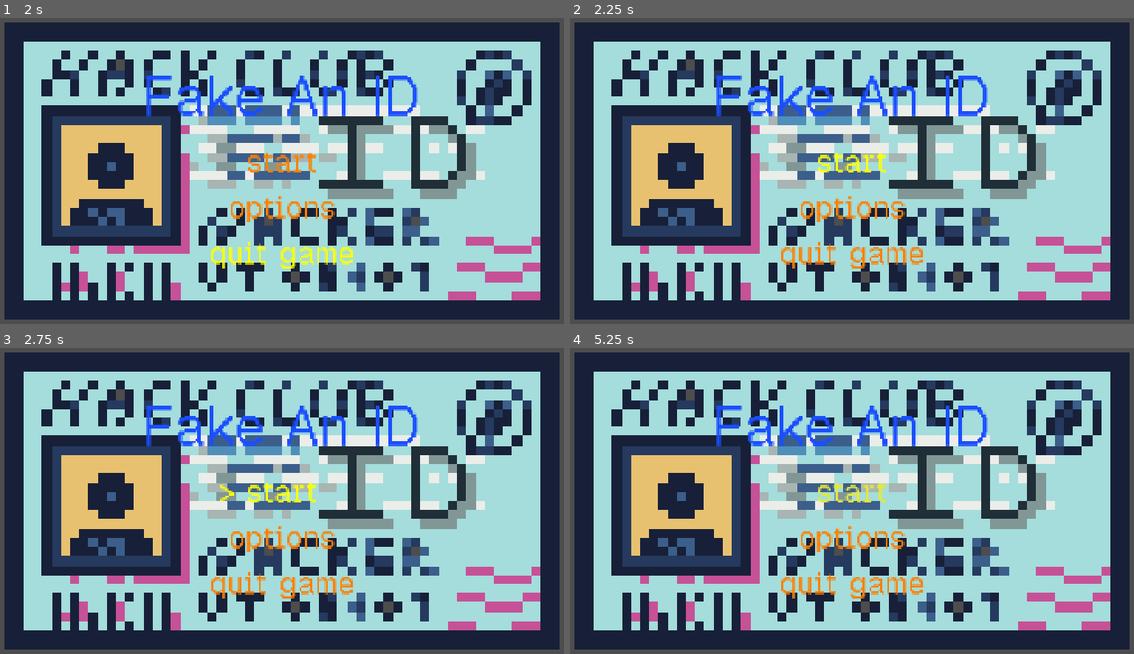
Above: before the commit, frames 1-4 (two rows, left to right).
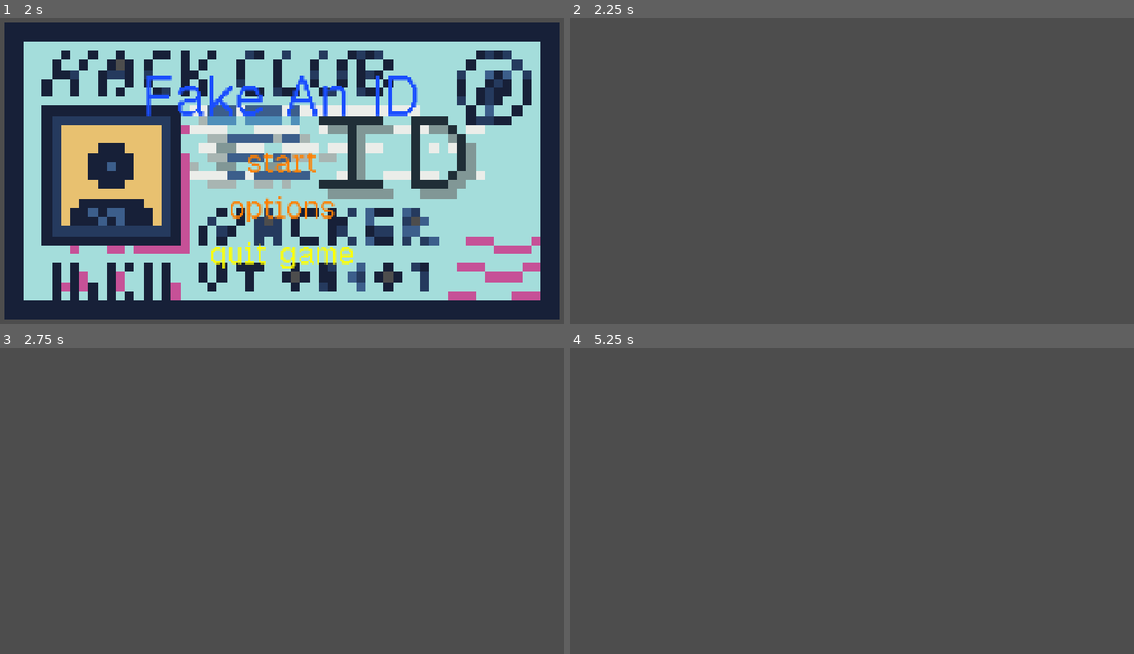
Above: after the commit, the same moments.

Repository: itstntcraft123/fake-an-id
Game: Godot game, scene res://scenes/main_menu.tscn
Two runs of this game, one before a commit and one after it. Both use one fixed random seed, a clock stepped at 60 frames per second and the inputs below.
Inputs (mouse positions are in pixels of both pictures, inside the frame that each line leads up to):
- Up to frame 1 (2 s): click "[color=#ffffff00]> [/color]op…" at 0.5 s; click "[color=#ffffff00]> [/color]ba…" at 1.25 s
- Up to frame 2 (2.25 s): click "[color=#ffffff00]> [/color]st…" at 2 s
- Up to frame 3 (2.75 s): no input
- Up to frame 4 (5.25 s): click (852, 491) at 2.75 s, where only the run before the commit has a clickable "[color=#ffff00ff]> [/color]st…"; click (852, 491) at 3.5 s, where only the run before the commit has a clickable "[color=#ffffff00]> [/color]st…"; click (852, 491) at 4.25 s, where only the run before the commit has a clickable "[color=#ffff00ff]> [/color]st…"; tap Enter at 5 s; move the mouse to (981, 485) at 5.02 s; hold Right from 5.03 s (still down); tap Alt at 5.1 s; click (981, 485) at 5.17 s

Frame 1 is identical in both runs. In frame 2, 95% of the frame differs, in the area x 0-100%, y 1-99%; in frame 3, 95%; in frame 4, 95%.

Commit message:
added escape screen; access using escape in game

Diff:
--- /dev/null
+++ b/scenes/escape_screen.tscn
@@ -0,0 +1,63 @@
+[gd_scene format=3 uid="uid://pcbnymjs5gst"]
+
+[ext_resource type="Theme" uid="uid://ckm8ormicu8rl" path="res://theme.tres" id="1_sgwcy"]
+[ext_resource type="PackedScene" uid="uid://bmdsk1kuk34xi" path="res://scenes/select_menu.tscn" id="2_gjwmd"]
+[ext_resource type="Script" uid="uid://blfn6jja01qe8" path="res://scripts/escape_screen.gd" id="2_k22dc"]
+[ext_resource type="PackedScene" uid="uid://mbv80ufx3lia" path="res://scenes/options.tscn" id="3_k22dc"]
+
+[node name="EscapeScreen" type="Control" unique_id=1642114743]
+process_mode = 3
+layout_mode = 3
+anchors_preset = 15
+anchor_right = 1.0
+anchor_bottom = 1.0
+grow_horizontal = 2
+grow_vertical = 2
+theme = ExtResource("1_sgwcy")
+script = ExtResource("2_k22dc")
+options = ExtResource("3_k22dc")
+
+[node name="ColorRect" type="ColorRect" parent="." unique_id=8049346]
+layout_mode = 1
+anchors_preset = 15
+anchor_right = 1.0
+anchor_bottom = 1.0
+grow_horizontal = 2
+grow_vertical = 2
+color = Color(0, 0, 0, 0.7058824)
+
+[node name="MarginContainer" type="MarginContainer" parent="." unique_id=172204212]
+layout_mode = 1
+anchors_preset = 15
+anchor_right = 1.0
+anchor_bottom = 1.0
+offset_top = 100.0
+grow_horizontal = 2
+grow_vertical = 2
+
+[node name="VBoxContainer" type="VBoxContainer" parent="MarginContainer" unique_id=1773209103]
+layout_mode = 2
+theme_override_constants/separation = 50
+
+[node name="GameMenu" type="Label" parent="MarginContainer/VBoxContainer" unique_id=465503857]
+layout_mode = 2
+theme_override_font_sizes/font_size = 120
+text = "Game Menu"
+horizontal_alignment = 1
+
+[node name="SelectMenu" parent="MarginContainer/VBoxContainer" unique_id=1729985181 instance=ExtResource("2_gjwmd")]
+layout_mode = 2
+
+[node name="Back" type="Button" parent="MarginContainer/VBoxContainer/SelectMenu" unique_id=1995098880]
+layout_mode = 2
+text = "back to game"
+
+[node name="Options" type="Button" parent="MarginContainer/VBoxContainer/SelectMenu" unique_id=2114105348]
+layout_mode = 2
+text = "options"
+
+[node name="Quit" type="Button" parent="MarginContainer/VBoxContainer/SelectMenu" unique_id=1281337285]
+layout_mode = 2
+text = "quit to menu"
+
+[connection signal="selected" from="MarginContainer/VBoxContainer/SelectMenu" to="." method="_on_select_menu_selected"]
--- a/scenes/game.tscn
+++ b/scenes/game.tscn
@@ -1,6 +1,10 @@
 [gd_scene format=3 uid="uid://ck6b8vmacgudf"]
 
 [ext_resource type="Script" uid="uid://0s4iebvuhv6a" path="res://scripts/game.gd" id="1_uwrxv"]
+[ext_resource type="PackedScene" uid="uid://pcbnymjs5gst" path="res://scenes/escape_screen.tscn" id="2_yqjtg"]
 
 [node name="Game" type="Node2D" unique_id=478941946]
 script = ExtResource("1_uwrxv")
+escape_screen = ExtResource("2_yqjtg")
+
+[node name="UI" type="CanvasLayer" parent="." unique_id=1346658912]
--- a/scenes/main_menu.tscn
+++ b/scenes/main_menu.tscn
@@ -5,7 +5,7 @@
 [ext_resource type="PackedScene" uid="uid://bmdsk1kuk34xi" path="res://scenes/select_menu.tscn" id="2_ekxnf"]
 [ext_resource type="Texture2D" uid="uid://bpxr1xdodvt5y" path="res://sprites/home-sceen-id-draft.png" id="3_wu84c"]
 
-[node name="Control" type="Control" unique_id=99506797]
+[node name="MainMenu" type="Control" unique_id=99506797]
 layout_mode = 3
 anchors_preset = 15
 anchor_right = 1.0
--- /dev/null
+++ b/scripts/escape_screen.gd
@@ -0,0 +1,22 @@
+extends Control
+
+@export var options: PackedScene
+
+func _ready() -> void:
+	pass
+
+func _process(delta: float) -> void:
+	pass
+
+func _on_select_menu_selected(index: int, item: Control) -> void:
+	get_tree().paused = false
+	match item.name:
+		"Back":
+			queue_free()
+		"Options":
+			var scene = options.instantiate()
+			scene.process_mode = Node.PROCESS_MODE_ALWAYS
+			scene.is_child = true
+			add_child(scene)
+		"Quit":
+			get_tree().change_scene_to_file("res://scenes/main_menu.tscn")
--- a/scripts/game.gd
+++ b/scripts/game.gd
@@ -1,7 +1,14 @@
 extends Node2D
+
+@export var escape_screen: PackedScene
 
 func _ready() -> void:
 	pass
 
 func _process(delta: float) -> void:
 	pass
+
+func _unhandled_input(event: InputEvent) -> void:
+	if event.is_action_pressed("ui_close_dialog") and not has_node("EscapeScreen"):
+		$UI.add_child(escape_screen.instantiate())
+		get_tree().paused = true
--- a/scripts/main_menu.gd
+++ b/scripts/main_menu.gd
@@ -9,7 +9,7 @@
 func _on_select_menu_selected(index: int, item: Control) -> void:
 	match item.name:
 		"Start":
-			get_tree().change_scene_to_file("res://scenes/node_2d.tscn")
+			get_tree().change_scene_to_file("res://scenes/game.tscn")
 		"Options":
 			get_tree().change_scene_to_file("res://scenes/options.tscn")
 		"Quit":
--- a/scripts/options.gd
+++ b/scripts/options.gd
@@ -1,4 +1,6 @@
 extends Control
+
+var is_child: bool
 
 func _ready() -> void:
 	pass
@@ -15,4 +17,8 @@
 		"Credits":
 			pass
 		"Back":
-			get_tree().change_scene_to_file("res://scenes/main_menu.tscn")
+			if is_child:
+				process_mode = PROCESS_MODE_INHERIT
+				queue_free()
+			else:
+				get_tree().change_scene_to_file("res://scenes/main_menu.tscn")
Not shown, added: scripts/escape_screen.gd.uid
